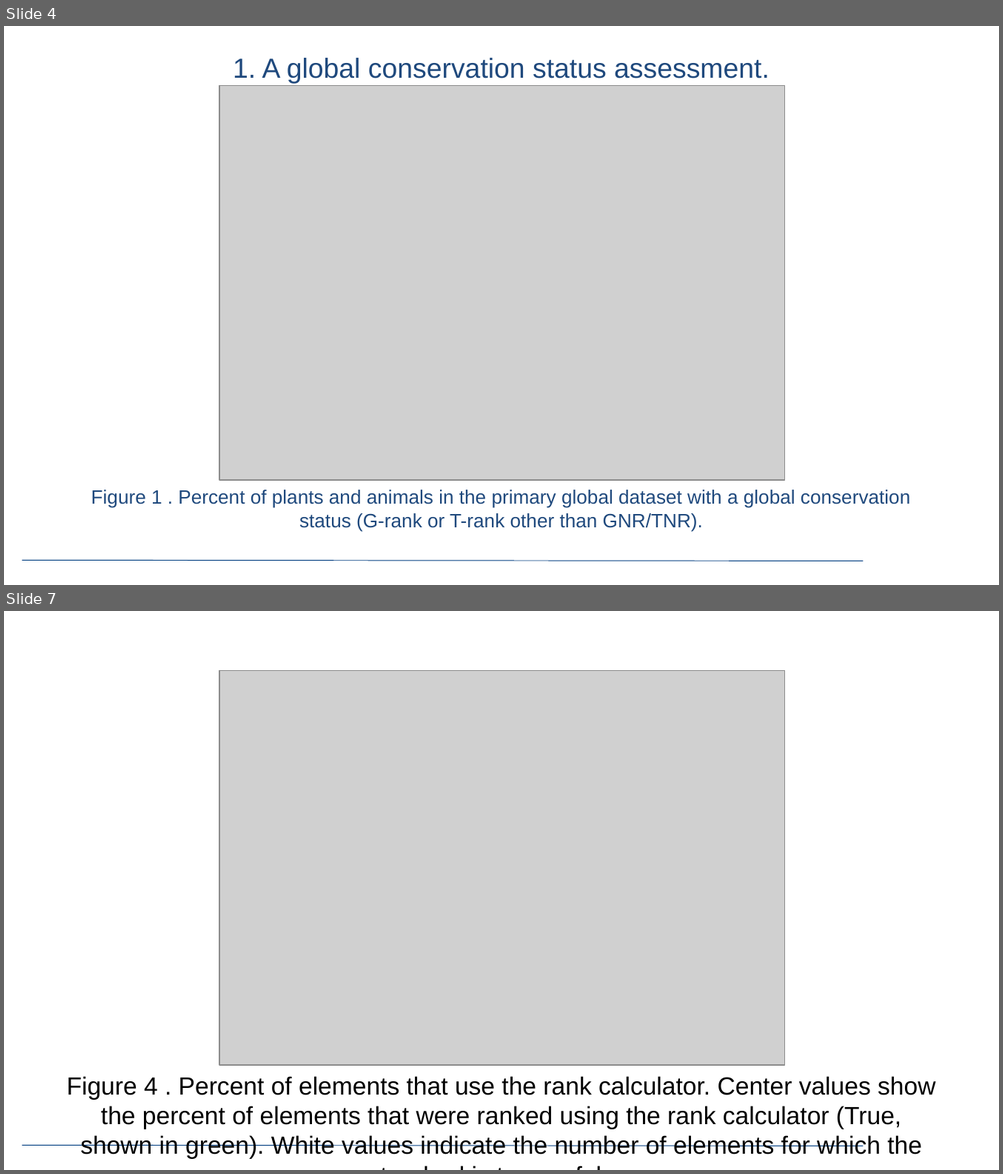
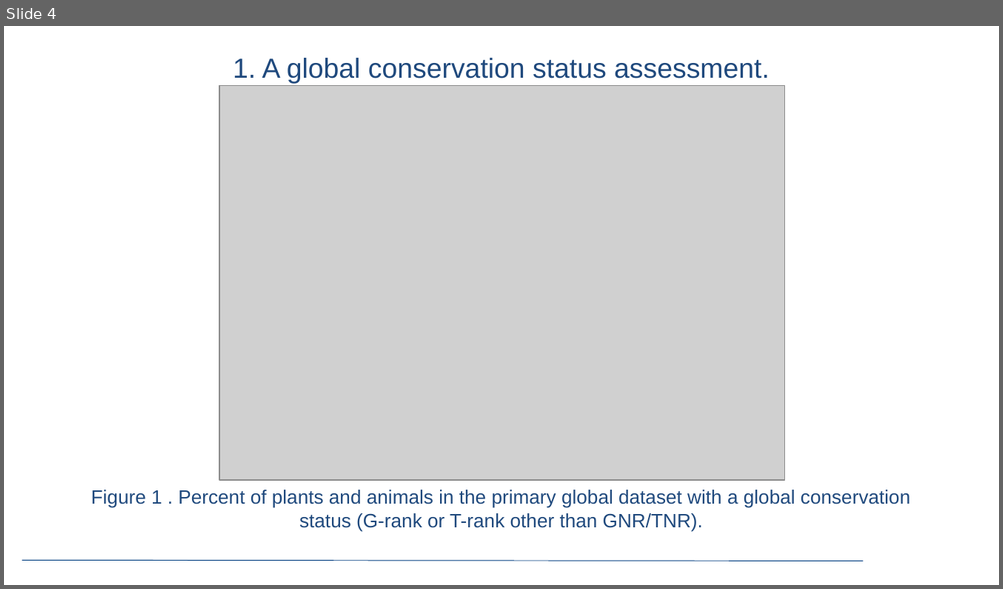
Before and after one commit to mtarjan/Reproducible-reporting-tutorial, a slide deck: Presentation Template.pptx. Shown one above the other, each under a label of ours: slides 4 and 7 before the commit, slide 4 after it; the slides between them are not shown. The pictures are 1003x1174 and 1003x589 pixels, drawn with LibreOffice and Linux fonts; fonts in the diff are those of the drawing; grey boxes stand for pictures; background and template pictures are left out. Boxes give left, top, right and bottom in pixels: in the first picture for what was removed or moved away, otherwise in the second. Text is boxed around its words. In the diff, an @@ line names an element or a change of style, - is before the commit and + after.

```diff
--- a/Presentation Template.pptx
+++ b/Presentation Template.pptx
@@ slide 7 removed at [4, 611, 999, 1170], background #FFFFFF; not listed: 1 template element that a slide beside it also shows @@
@@ picture removed at [220, 671, 785, 1065] @@
@@ text removed at [67, 1076, 935, 1159] @@
-Figure 4 . Percent of elements that use the rank calculator. Center values show the percent of elements that were ranked using the rank calculator (True, shown in green). White values indicate the number of elements for which the standard is true or false.
```
Also in this commit, not shown: 15 other slides removed.
